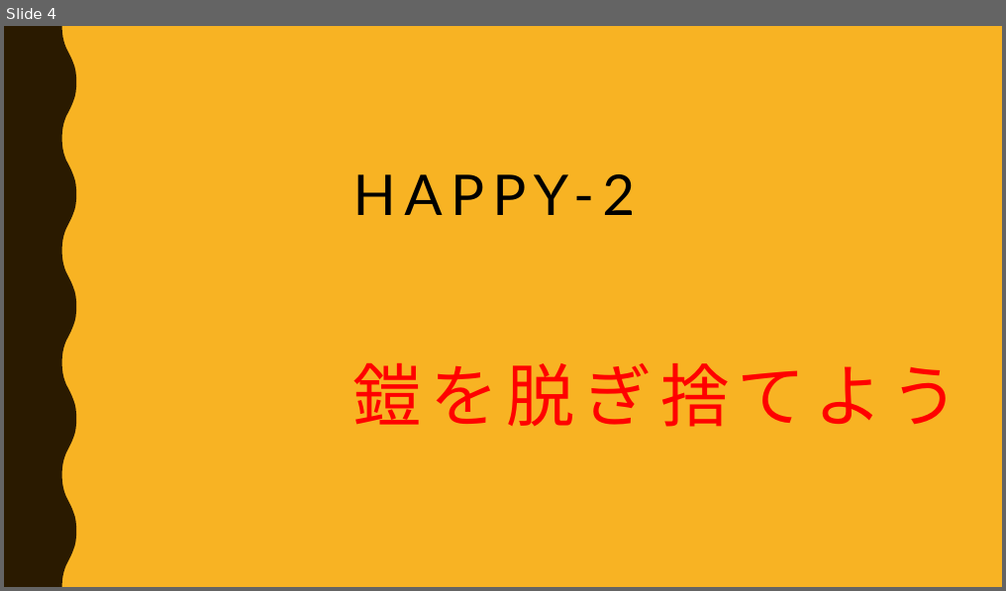
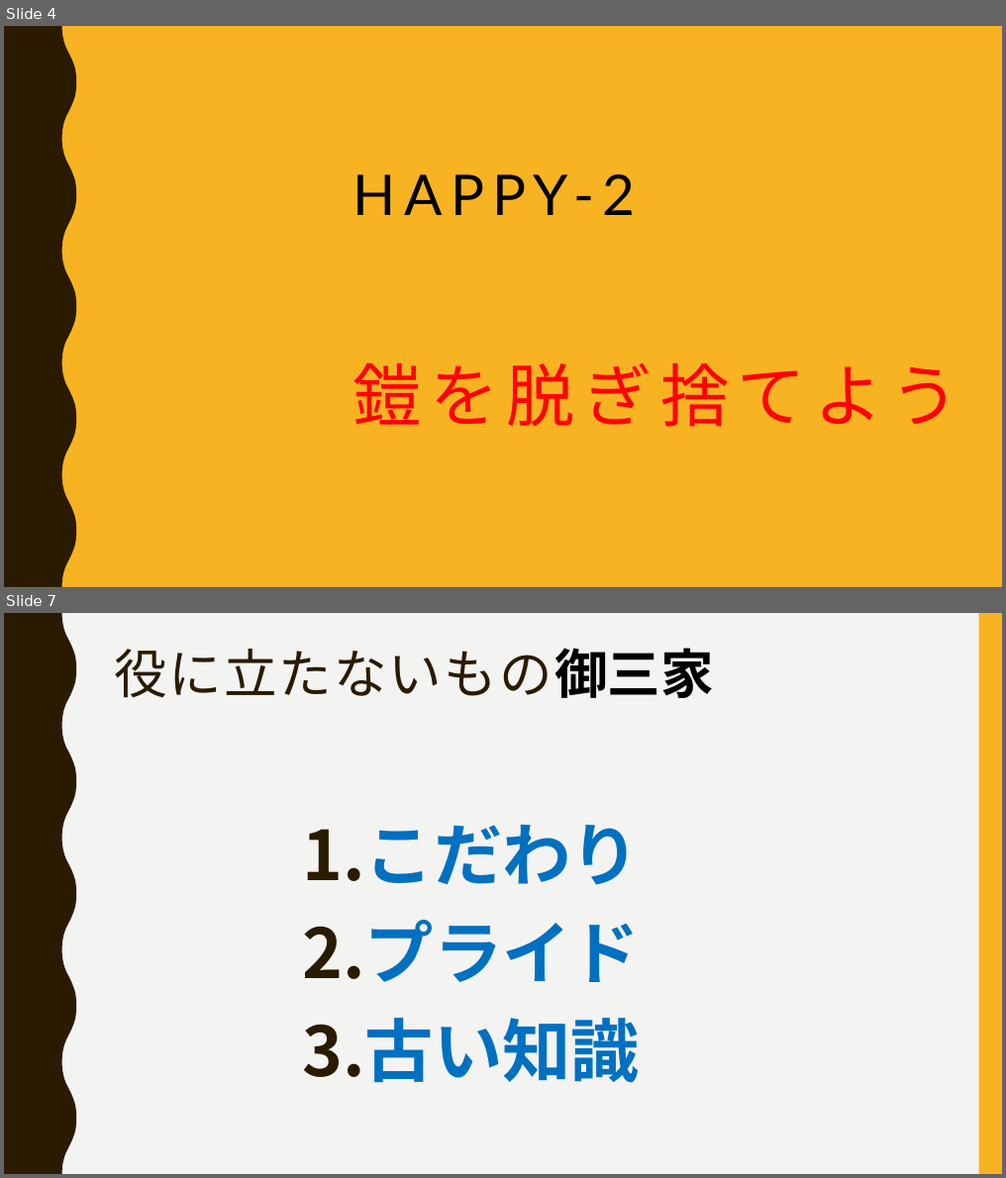
Before and after one commit to ssa-study/documents, a slide deck: HappyEngineer_part2.pptx. Shown one above the other, each under a label of ours: slide 4 before the commit, slides 4 and 7 after it; the slides between them are not shown. The pictures are 1006x591 and 1006x1178 pixels, drawn with LibreOffice and Linux fonts; fonts in the diff are those of the drawing. Boxes give left, top, right and bottom in pixels: in the first picture for what was removed or moved away, otherwise in the second. Text is boxed around its words. In the diff, an @@ line names an element or a change of style, - is before the commit and + after.

```diff
--- a/HappyEngineer_part2.pptx
+++ b/HappyEngineer_part2.pptx
@@ slide 7 added at (4, 613, 1002, 1174), background #F3F3F2; not listed: 2 template elements that a slide beside it also shows @@
@@ title added at (114, 648, 714, 698), 51 pt, text #2A1A00 @@
+役に立たないもの御三家
@@ text added at (303, 825, 641, 1083), 66 pt, text #0070C0, bold @@
+1. こだわり
+2. プライド
+3. 古い知識
```
Also in this commit, not shown: 4 slides changed, 4 other slides added, 1 slide removed, 1 other file.
